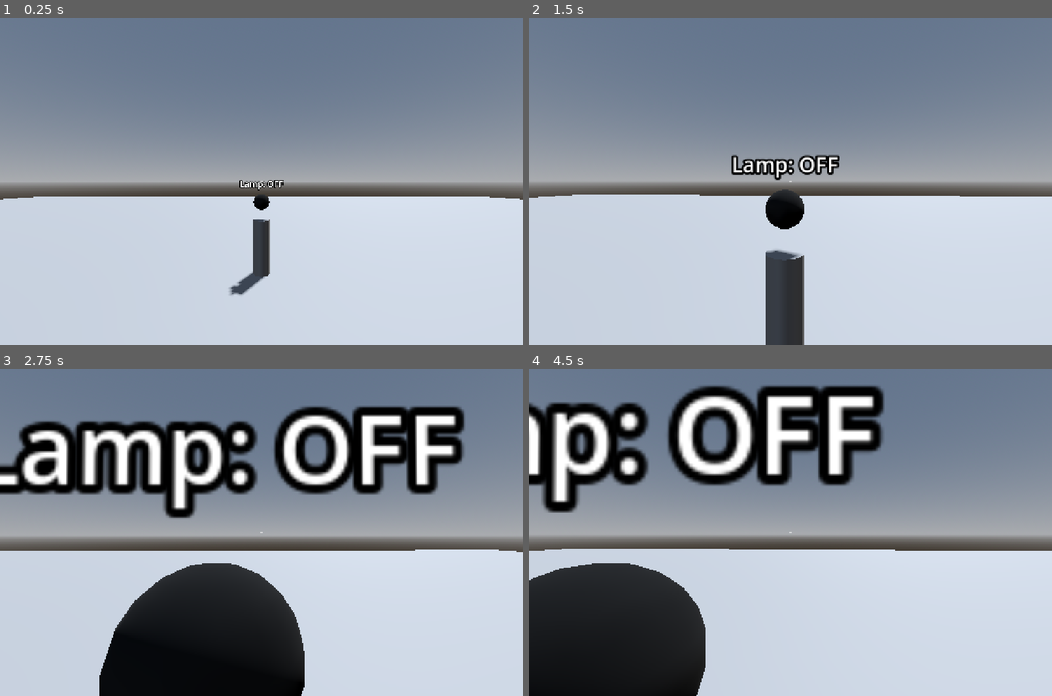
Above: before the commit, frames 1-4 (two rows, left to right).
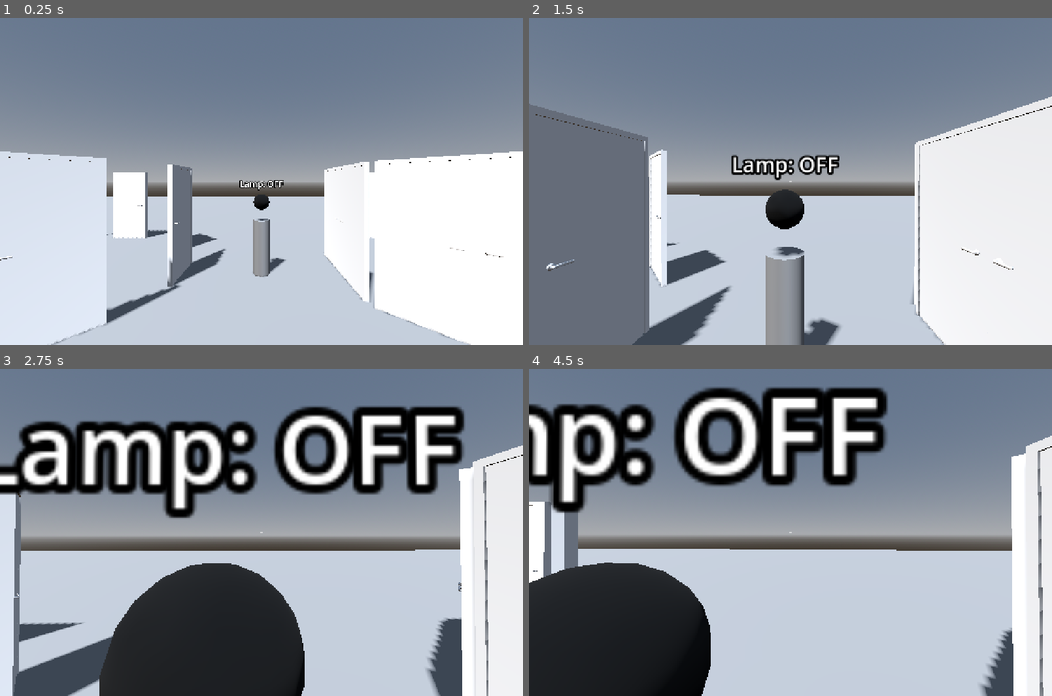
Above: after the commit, the same moments.

Repository: snddude/godot-interaction_system
Game: Godot game, scene res://testing/resources/scenes/main.tscn
The game is run twice, just before and just after one commit, with the same random seed, the same clock (stepped at 60 frames per second) and the same inputs.
Inputs (mouse positions are in pixels of both pictures, inside the frame that each line leads up to):
- Up to frame 1 (0.25 s): no input
- Up to frame 2 (1.5 s): move the mouse to (816, 181) at 0.52 s; hold E (interact) 0.53-1.28 s; hold W (forward) from 0.53 s (still down); tap Space (jump) at 0.77 s; move the mouse to (764, 181) at 1.27 s; tap E (interact) at 1.35 s
- Up to frame 3 (2.75 s): keep holding W (forward); tap Space (jump) at 1.52 s; move the mouse to (271, 525) at 2.02 s; hold E (interact) from 2.03 s (still down)
- Up to frame 4 (4.5 s): keep holding W (forward); move the mouse to (785, 539) at 2.77 s; release E (interact) at 2.78 s; tap E (interact) at 2.85, 4.35 s; tap Space (jump) at 3.02, 3.77 s; move the mouse to (827, 535) at 3.52 s; hold E (interact) 3.53-4.28 s; move the mouse to (748, 529) at 4.27 s

The runs differ from the first frame. In frame 1, 26% of the frame differs, in the area x 0-100%, y 40-100%; in frame 2, 38%, in the area x 0-100%, y 24-100%; in frame 3, 17%; in frame 4, 20%.

Commit message:
Update main.tscn

Diff:
--- a/testing/resources/scenes/main.tscn
+++ b/testing/resources/scenes/main.tscn
@@ -39,16 +39,7 @@
 [node name="Interactables" type="Node3D" parent="Playground" unique_id=919222909]
 
 [node name="Lamp" parent="Playground/Interactables" unique_id=208166066 instance=ExtResource("2_qd545")]
-transform = Transform3D(1, 0, 0, 0, 1, 0, 0, 0, 1, 0, 0, -4)
-
-[node name="Lamp2" parent="Playground/Interactables" unique_id=2109592026 instance=ExtResource("2_qd545")]
 transform = Transform3D(1, 0, 0, 0, 1, 0, 0, 0, 1, 0, 0, 4)
-
-[node name="Lamp3" parent="Playground/Interactables" unique_id=1831704040 instance=ExtResource("2_qd545")]
-transform = Transform3D(1, 0, 0, 0, 1, 0, 0, 0, 1, 4, 0, 0)
-
-[node name="Lamp4" parent="Playground/Interactables" unique_id=512307205 instance=ExtResource("2_qd545")]
-transform = Transform3D(1, 0, 0, 0, 1, 0, 0, 0, 1, -4, 0, 0)
 
 [node name="Door" parent="Playground/Interactables" unique_id=1228403483 instance=ExtResource("3_r41j4")]
 transform = Transform3D(-4.371139e-08, 0, -1, 0, 1, 0, 1, 0, -4.371139e-08, 6.5, -0.5, 4)
@@ -75,7 +66,28 @@
 transform = Transform3D(-1, 0, -8.742278e-08, 0, 1, 0, 8.742278e-08, 0, -1, 4, -0.5, 6.5)
 
 [node name="DoubleDoor" parent="Playground/Interactables" unique_id=1124654654 instance=ExtResource("3_1ymth")]
-transform = Transform3D(1, 0, 0, 0, 1, 0, 0, 0, 1, 0, -0.5, 6.5)
+transform = Transform3D(1, 0, 0, 0, 1, 0, 0, 0, 1, -4, -0.5, 6.5)
+
+[node name="DoubleDoor2" parent="Playground/Interactables" unique_id=617173286 instance=ExtResource("3_1ymth")]
+transform = Transform3D(-1, 0, -8.742278e-08, 0, 1, 0, 8.742278e-08, 0, -1, -4, -0.5, 1.5)
+
+[node name="DoubleDoor3" parent="Playground/Interactables" unique_id=1224150794 instance=ExtResource("3_1ymth")]
+transform = Transform3D(-4.371139e-08, 0, 1, 0, 1, 0, -1, 0, -4.371139e-08, -1.5, -0.5, 4)
+
+[node name="DoubleDoor4" parent="Playground/Interactables" unique_id=2051938498 instance=ExtResource("3_1ymth")]
+transform = Transform3D(1.3113416e-07, 0, -1, 0, 1, 0, 1, 0, 1.3113416e-07, -6.5, -0.5, 4)
+
+[node name="DoubleDoor5" parent="Playground/Interactables" unique_id=276423754 instance=ExtResource("3_1ymth")]
+transform = Transform3D(-0.7071068, 0, 0.7071067, 0, 1, 0, -0.7071067, 0, -0.7071068, -2.232233, -0.5, 2.232233)
+
+[node name="DoubleDoor6" parent="Playground/Interactables" unique_id=1809536487 instance=ExtResource("3_1ymth")]
+transform = Transform3D(0.7071069, 0, -0.70710665, 0, 1, 0, 0.70710665, 0, 0.7071069, -5.767767, -0.5, 5.767767)
+
+[node name="DoubleDoor7" parent="Playground/Interactables" unique_id=2045551936 instance=ExtResource("3_1ymth")]
+transform = Transform3D(-0.70710665, 0, -0.7071069, 0, 1, 0, 0.7071069, 0, -0.70710665, -5.767767, -0.5, 2.232233)
+
+[node name="DoubleDoor8" parent="Playground/Interactables" unique_id=1766448530 instance=ExtResource("3_1ymth")]
+transform = Transform3D(0.7071066, 0, 0.70710695, 0, 1, 0, -0.70710695, 0, 0.7071066, -2.232233, -0.5, 5.767767)
 
 [node name="Borders" type="Node3D" parent="Playground" unique_id=1487906222]
 
@@ -108,3 +120,4 @@
 shape = SubResource("WorldBoundaryShape3D_qd545")
 
 [node name="InteractingPlayer" parent="." unique_id=1875158480 instance=ExtResource("1_grvg4")]
+transform = Transform3D(-1, 0, -8.742278e-08, 0, 1, 0, 8.742278e-08, 0, -1, 0, 0, 0)
